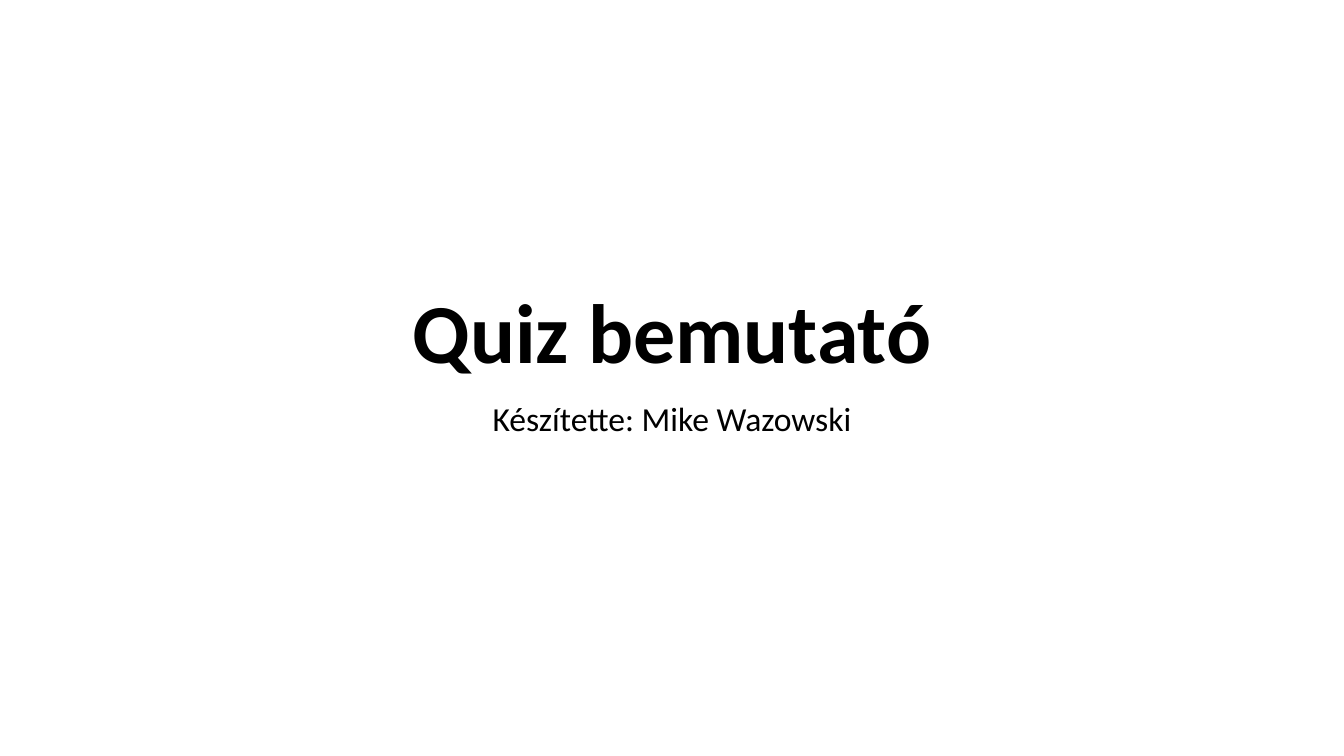
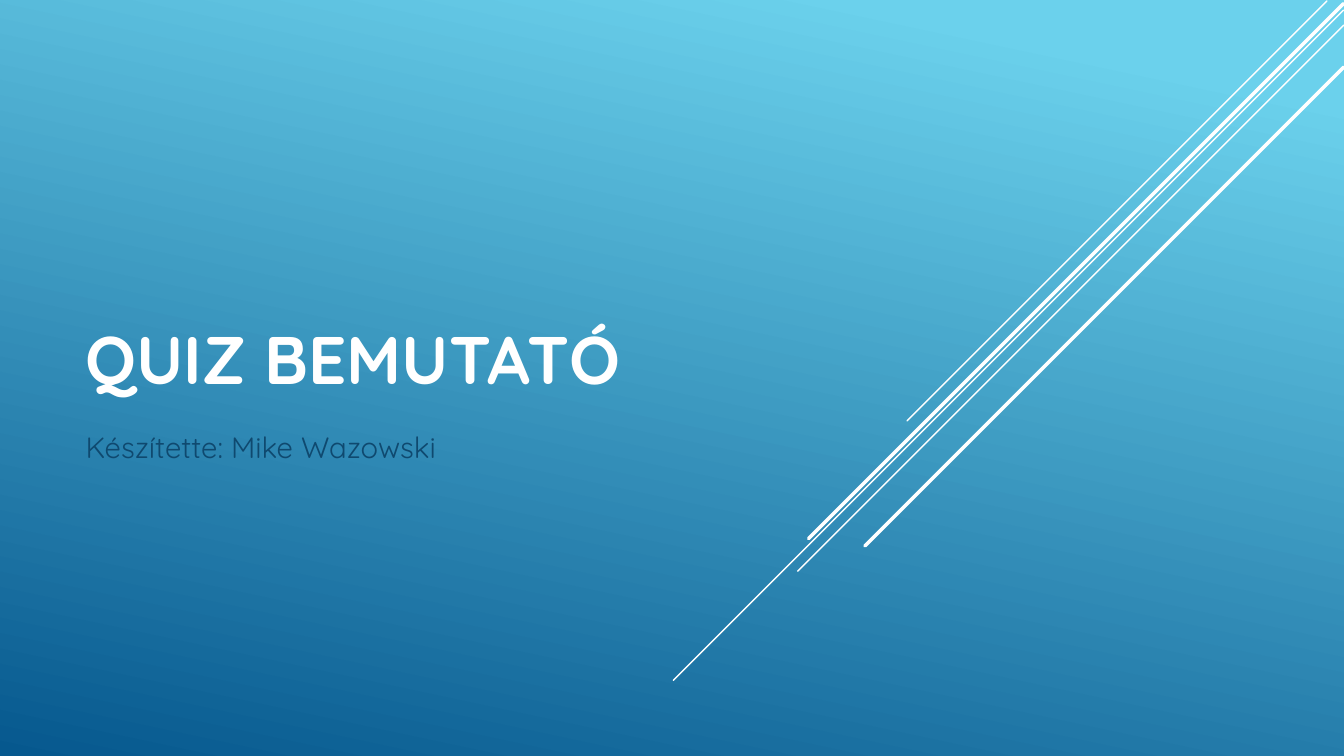
Before and after one commit to Bencee130/Quiz, a slide deck: slide 1 of Quiz bemutató.pptx. Drawn at 1344x756 pixels with LibreOffice and Linux fonts; fonts in the diff are those of the drawing. Boxes give left, top, right and bottom in pixels: in the first picture for what was removed or moved away, otherwise in the second. Text is boxed around its words. In the diff, an @@ line names an element or a change of style, - is before the commit and + after.

```diff
--- a/Quiz bemutató.pptx
+++ b/Quiz bemutató.pptx
@@ background #FFFFFF to gradient #6ED2EB to #06588E @@
@@ line added from (1344, 10) to (674, 681), #FFFFFF 1 pt @@
@@ line added from (1344, 25) to (798, 572), #FFFFFF 1 pt @@
@@ line added from (1344, 4) to (809, 538), #FFFFFF 2.5 pt @@
@@ line added from (1327, 1) to (907, 421), #FFFFFF 1 pt @@
@@ line added from (1344, 68) to (865, 546), #FFFFFF 2.5 pt @@
@@ title at [86, 323, 620, 398]: text changed; size 60 to 48 pt; font Calibri to Quicksand; text colour #000000 to #FFFFFF @@
-Quiz bemutató
+QUIZ BEMUTATÓ
@@ subtitle "Készítette: Mike Wazowski": place and size @@
-subtitle "Készítette: Mike Wazowski" at [493, 407, 852, 432]
+subtitle "Készítette: Mike Wazowski" at [86, 437, 436, 458]
@@ subtitle "Készítette: Mike Wazowski" at [86, 437, 436, 458]: size 24 to 21 pt, font Calibri to Quicksand, text colour #000000 to #0F496F; alignment centre to left; line spacing 0.9 to 1 @@
```
Also in this commit, not shown: 11 other slides changed, 1 other file.
